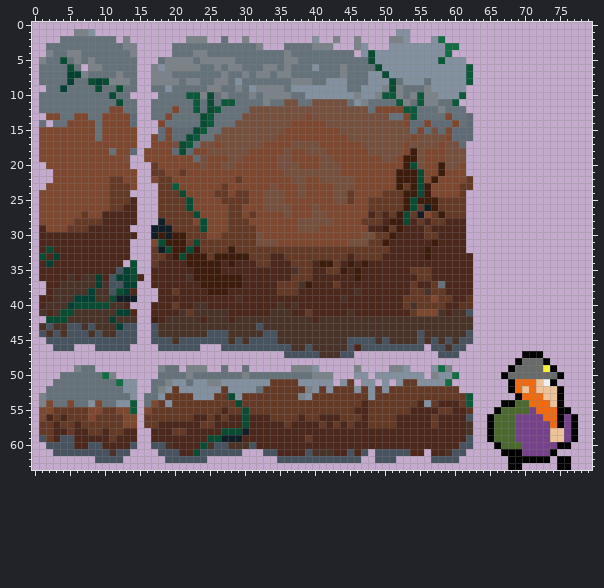
Two versions of one pixel-art file, art/tileset.aseprite. The picture above is the old version.
80x64 pixels, 1 frame. Colours within 5 levels of each other are drawn and written as one.
Once edited:
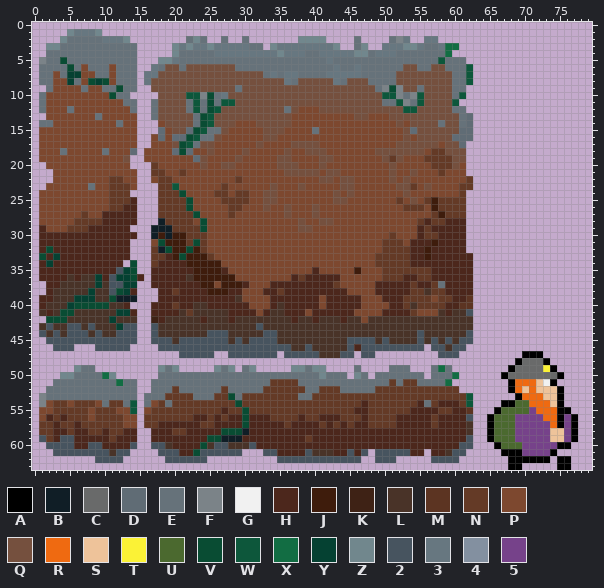
Palette (. is transparent): A #000000  B #101e26  C #696a6a  D #606c75  E #66727a  F #7b8388  G #f1f1f1  H #4c271c  J #3e1c0c  K #3e2215  L #493328  M #5c3422  N #643a26  P #7d482f  Q #75503e  R #ef6a11  S #eec39a  T #fbf236  U #4b692f  V #094c33  W #0d573b  X #126d43  Y #054132  Z #71878d  2 #47545f  3 #677780  4 #8390a0  5 #76428a
The edit:
Changed rows in their new state; - is an unchanged pixel.
Layer "Layer 1":
first column x 2:
 1 ---Z333Z------------------------------------------..--------
 2 --Z-----333Z--------EZE-----E-------ZZZZ-.--E----E-3--33.---
 3 ZZ---------EE-----Z3Z33Z33333-E-Z33333333Z--EZ--333ZZ3EE3---
 4 E--EE-------E-----Z--EE-333333333Z333--33333ZZE333EEEEEEE---
 5 ----E-E---------ZZ3EE-EEEEE-------EE----3-----EEEEEEEEEE-EEE
 6 -----PEE-P-----3EQQEQQQQQQQE---EE-E---E--3E-3--EEEEQQEEQQEEE
 7 -P---PP--PE---33QQQQQQQQQQQQQQQE3E33----33333-EEEEQQQQQQQQEE
 8 -PP--P---PEE--3QQQQQQQQQQQQQQQQQQQ3EQQQQQ3EQQQEEEEQQQQQQQQEE
 9 -PPPP-PP-------QQQQQQQQQQQQEQQQQQQQQQQQQQQQQQQQE---QQ-QQQQEE
10 PPPPPPPPP-------QQQQ-----3QQQQQQQQQQQQQQQQQQQQQQ------QQQQE-
11 PPPPPPPPPPP-----QQQQ-------QQQQQQQ--QQ-----QQQQQ------QQQQ--
12 PPP-PPPPP--P----QQQQ-----QQQQ-----E-PPP-------QQQQQ--QQQQQ--
13 --PP--P-----P---QQQQQ---QQQQ-------PP-PPPPPP--PPPQQQQQQQQQQ-
14 EPP----P--E-P----QQQQ---QQQPPP----------PPPPPPPPPP--QQQQEQQ-
15 -------P----------QQ------PPPPP-------E---PPPPPPPPP--QQ-QQQ-
16 -------P-----------------PPPPPP------------PPPPPPPP------Q--
17 -------------------------PPPPP---------------PPPPP-Q--------
18 --E-----EP--------------PPPP------------------P----QQ--NN---
19 --------------------------P----------------------NQPPPNNNN--
20 ----------------------------------------PP-------Q-PPP-NNN--
21 ---------------------------------------P---------QPPQP--N---
22 -----------------------------------PP----P-------QPQPP-P----
23 ------E----------------------------------P--------QQNPQ-----
24 ---------------------------------P--P-----PQ----PPPQPPP-----
25 ---------------------------------P---------P--PPPP-PQPN-----
26 --------------------------------PP------------PPPPPNN-P-----
27 ---------------------------P-P---------P------PPPPPPPP------
28 --------------------------PPP--------PP------PPPPPPPP-------
29 --------------------------PPPP--------P-------PPPPPPP-------
30 -------------------------PPPPPP--------------PPPPNPPP-------
31 -----------------------PPPPPPPPPP----------PPPPPNNNP--------
32 -----------------------PPPPPPPPPPPPPPPPPPPPPPPPP-NNN--------
33 ------------------------PPPPPPPPPPPPPPPPPPPPPPP-NNNN--------
34 -------------------------PPPPPPPPPPPPPPPPPPPPPPNNNNN--------
35 --------------------------PPPPPPPPPPPP-PPPPP-PPPNNNN--------
36 ---------------------------PPPPPPPPH-H----PPPPPPNNN---------
37 ------------------------P----PPP-HHHHH----PPPPP-------------
38 ----------------------------PPP---HH-------PPPP-------------
39 ----------------------------PPPP-------P--H--PPP------------
40 -----------------------------PPP---H---P-----PPPP-----------
41 ------------------------------P---H--P-----HPPPP------------
42 -----------------------------------H------H--P--------------
first column x 3:
46 ---------------------222---------------------------------
47 ------------------22222--2222222------------22-----------
49 ---Z-----------Z-Z-...-Z-Z--Z-----ZZEZZ----E----EEE---E-E
50 -ZZ-----Z----------E-------E---------EZEEE-ZE-EEEEEEE-EEE
51 ----------EE----EEE-EEEEEEEEEEE----EEEEEEEEEEEEENE--EEEE-
52 ----------EE---EE-EEEEEE-EEEE-------EE-N-EEEEE-N---------
53 -----------E---E----EEE---E--------EE--------N-----------
54 NN-NNN--NNE-----E------------------------------------E---
55 ------N--------------------------------------------------
Where, in picture pixels (left, top, right, bottom), the same in both pictures:
changed: (46, 29, 466, 414)
